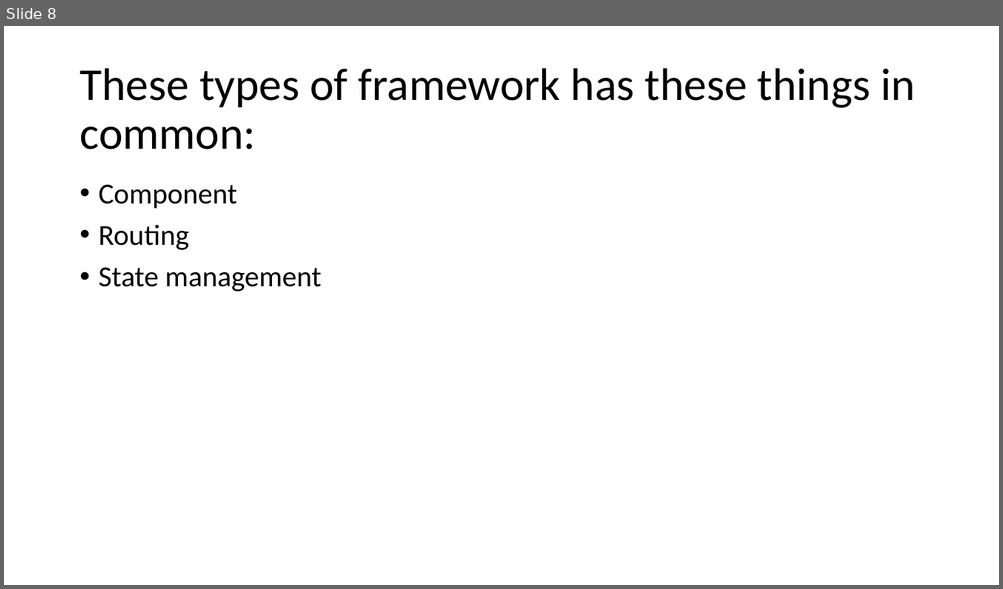
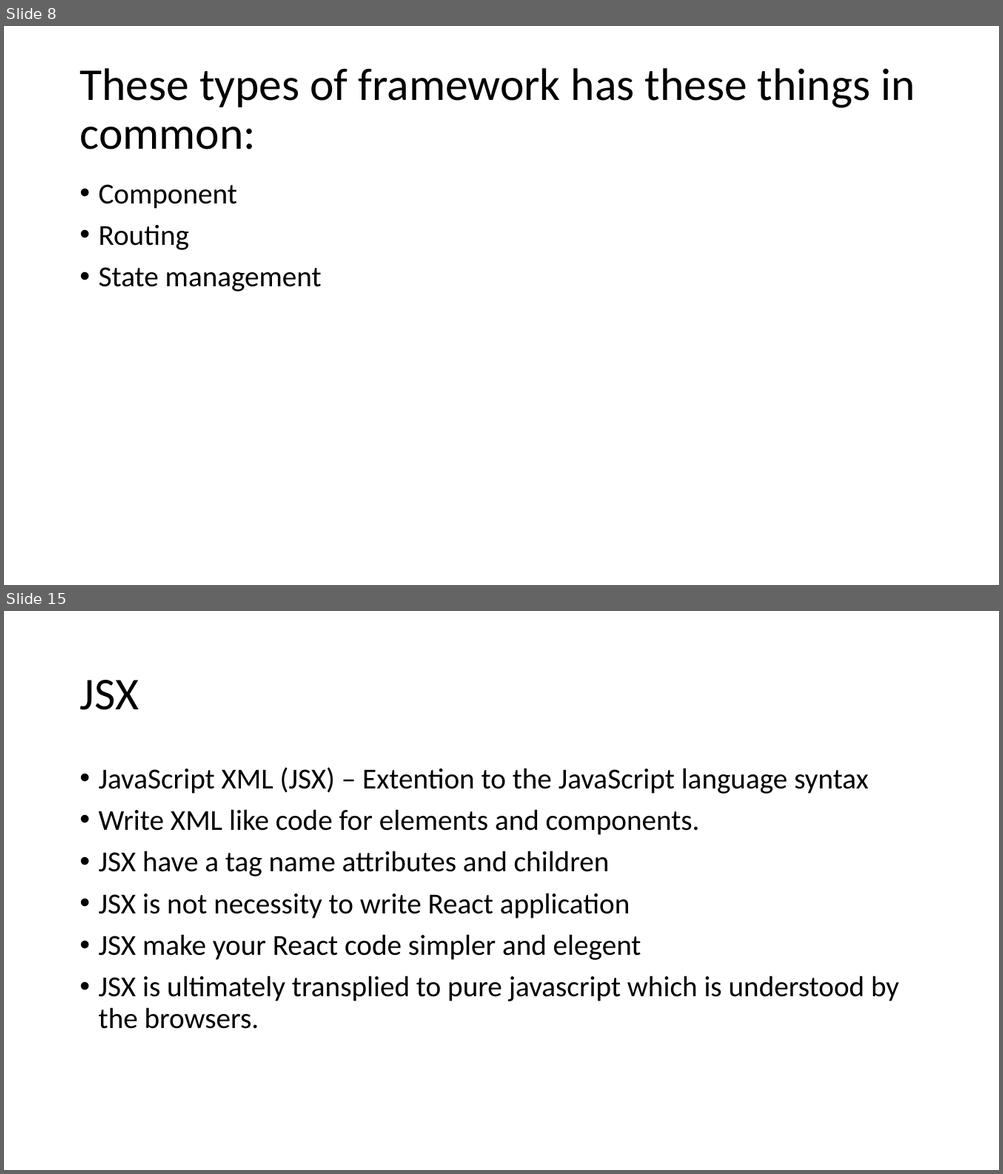
Before and after one commit to Prasundas99/Web-Development-Traning, a slide deck: 14.React/React.pptx. Shown one above the other, each under a label of ours: slide 8 before the commit, slides 8 and 15 after it; the slides between them are not shown. The pictures are 1003x589 and 1003x1174 pixels, drawn with LibreOffice and Linux fonts; fonts in the diff are those of the drawing. Boxes give left, top, right and bottom in pixels: in the first picture for what was removed or moved away, otherwise in the second. Text is boxed around its words. In the diff, an @@ line names an element or a change of style, - is before the commit and + after.

```diff
--- a/14.React/React.pptx
+++ b/14.React/React.pptx
@@ slide 15 added at (4, 611, 999, 1170), background #FFFFFF @@
@@ title added at (79, 680, 139, 710), 44 pt, text #000000 @@
+JSX
@@ text added at (99, 767, 899, 1029), 28 pt, text #000000 @@
+• JavaScript XML (JSX) – Extention to the JavaScript language syntax
+• Write XML like code for elements and components.
+• JSX have a tag name attributes and children
+• JSX is not necessity to write React application
+• JSX make your React code simpler and elegent
+• JSX is ultimately transplied to pure javascript which is understood by the browsers.
```
Also in this commit, not shown: 1 slide changed, 7 other slides added, 23 other files.
